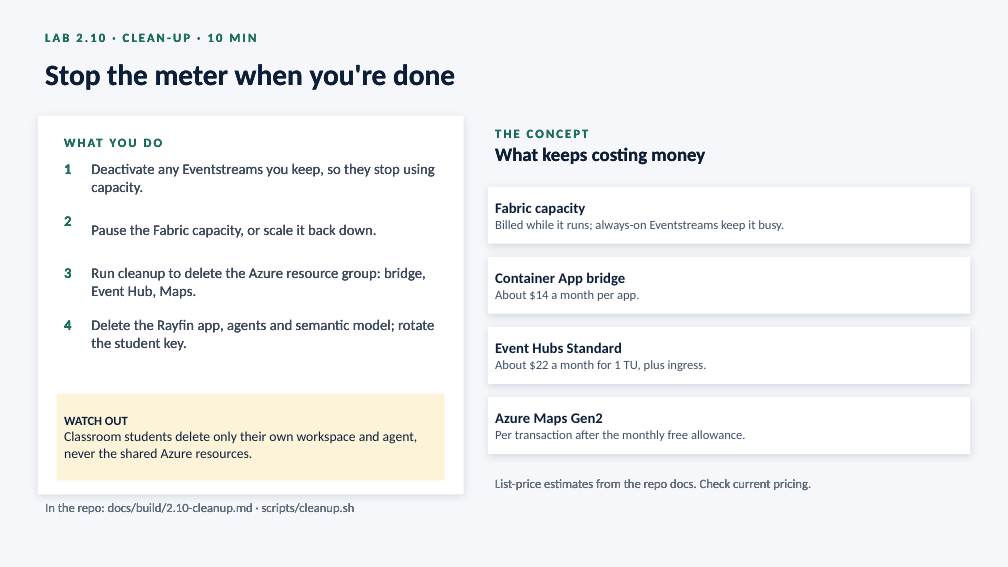
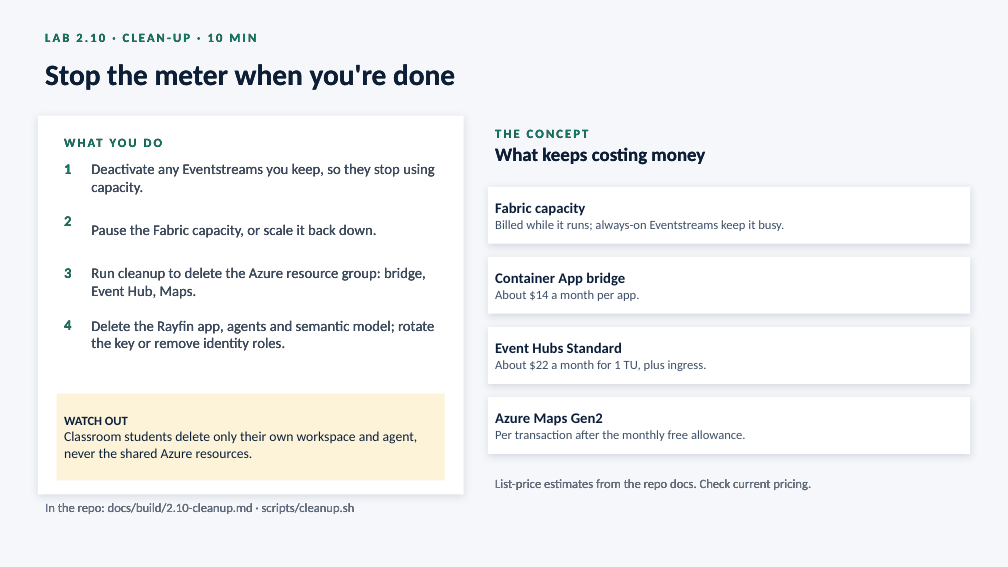
Before and after one commit to ShaneOsborne/Real-Time-Rail-Intelligence-on-Microsoft-Fabric, a slide deck: slide 27 of docs/presentation/Real-Time-Rail-Intelligence-on-Microsoft-Fabric.pptx. Drawn at 1008x567 pixels with LibreOffice and Linux fonts; fonts in the diff are those of the drawing. Boxes give left, top, right and bottom in pixels: in the first picture for what was removed or moved away, otherwise in the second. Text is boxed around its words. In the diff, an @@ line names an element or a change of style, - is before the commit and + after.

```diff
--- a/docs/presentation/Real-Time-Rail-Intelligence-on-Microsoft-Fabric.pptx
+++ b/docs/presentation/Real-Time-Rail-Intelligence-on-Microsoft-Fabric.pptx
@@ text at bbox=[91, 320, 434, 351]: text changed @@
-Delete the Rayfin app, agents and semantic model; rotate the student key.
+Delete the Rayfin app, agents and semantic model; rotate the key or remove identity roles.
```
Also in this commit, not shown: 5 other slides changed, 14 other files.
